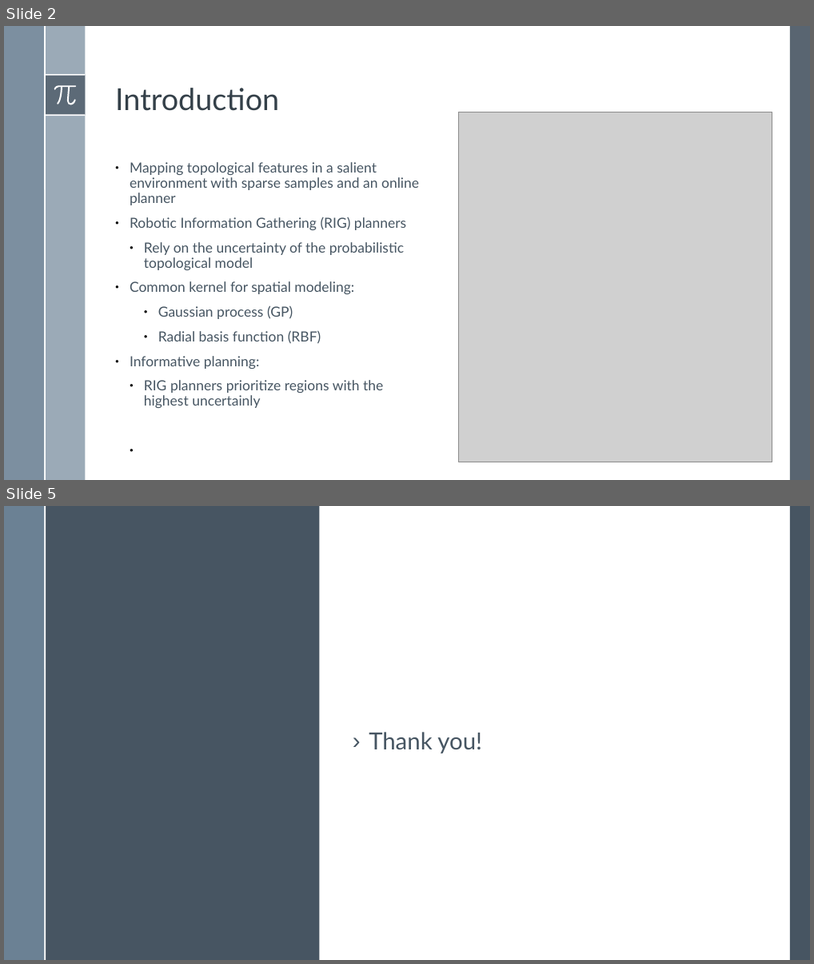
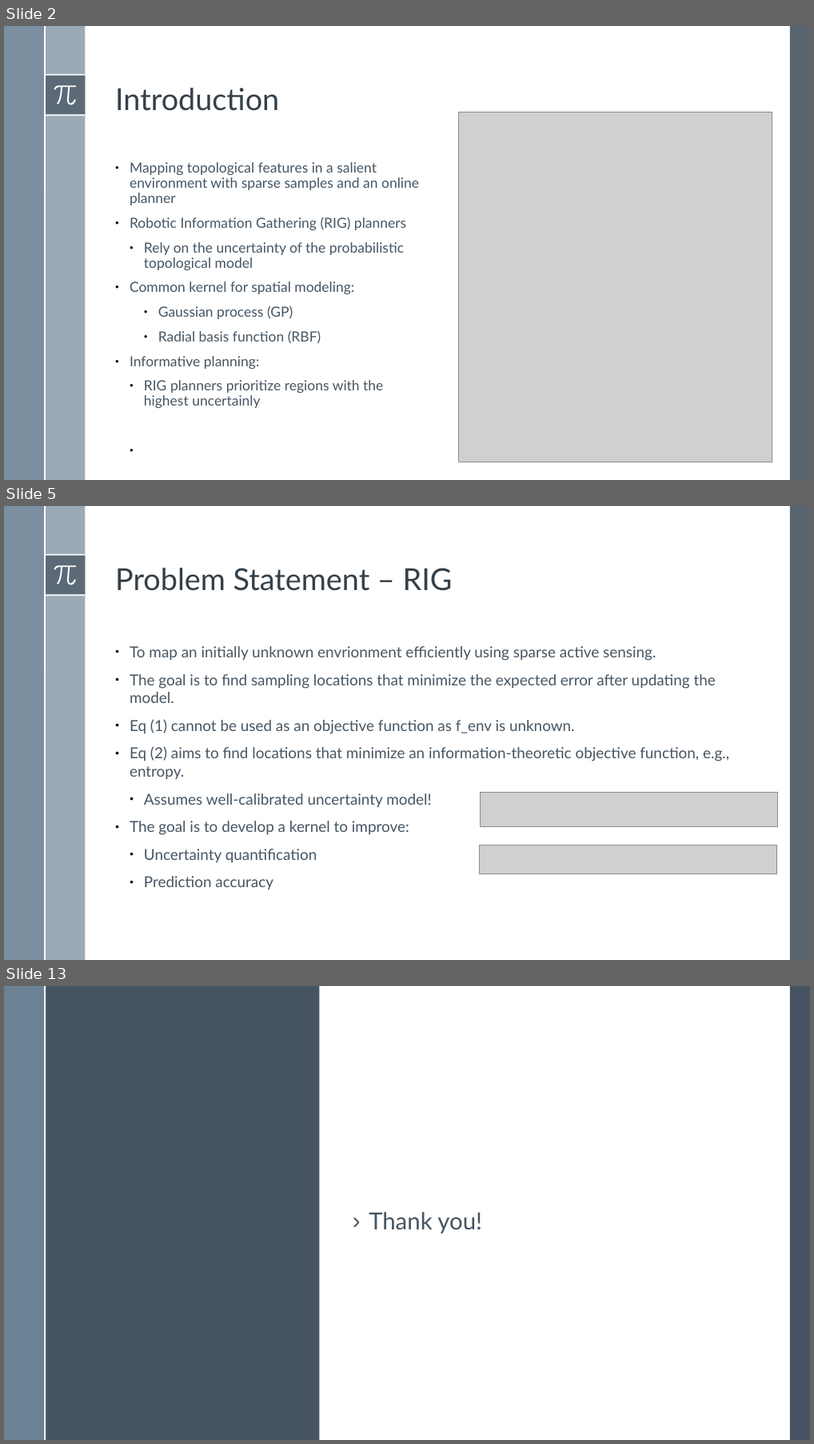
Before and after one commit to BardiaMojra/literature_reviews, a slide deck: ak_attentive_kernel_for_information_gathering/ak_attentive_kernel_for_information_gathering.odp. Shown one above the other, each under a label of ours: slides 2 and 5 before the commit, slides 2, 5 and 13 after it; the slides between them are not shown. The pictures are 814x964 and 814x1444 pixels, drawn with LibreOffice and Linux fonts; fonts in the diff are those of the drawing; grey boxes stand for pictures. Boxes give left, top, right and bottom in pixels: in the first picture for what was removed or moved away, otherwise in the second. Text is boxed around its words. In the diff, an @@ line names an element or a change of style, - is before the commit and + after.

```diff
--- a/ak_attentive_kernel_for_information_gathering/ak_attentive_kernel_for_information_gathering.odp
+++ b/ak_attentive_kernel_for_information_gathering/ak_attentive_kernel_for_information_gathering.odp
@@ slide 5 added at (4, 506, 810, 960), background #FFFFFF; not listed: 8 template elements that a slide beside it also shows @@
@@ text added at (115, 568, 453, 591), 36 pt, text #344049 @@
+Problem Statement – RIG
@@ text added at (130, 646, 730, 890), 18 pt, text #465562 @@
+● To map an initially unknown envrionment efficiently using sparse active sensing.
+● The goal is to find sampling locations that minimize the expected error after updating the model.
+● Eq (1) cannot be used as an objective function as f_env is unknown.
+● Eq (2) aims to find locations that minimize an information-theoretic objective function, e.g., entropy.
+  ● Assumes well-calibrated uncertainty model!
+● The goal is to develop a kernel to improve:
+  ● Uncertainty quantification
+  ● Prediction accuracy
@@ picture added at (481, 792, 778, 827) @@
@@ picture added at (479, 844, 777, 874) @@
@@ what was slide 5 is now slide 13 @@
```
Also in this commit, not shown: 2 slides changed, 7 other slides added, 5 other files.
